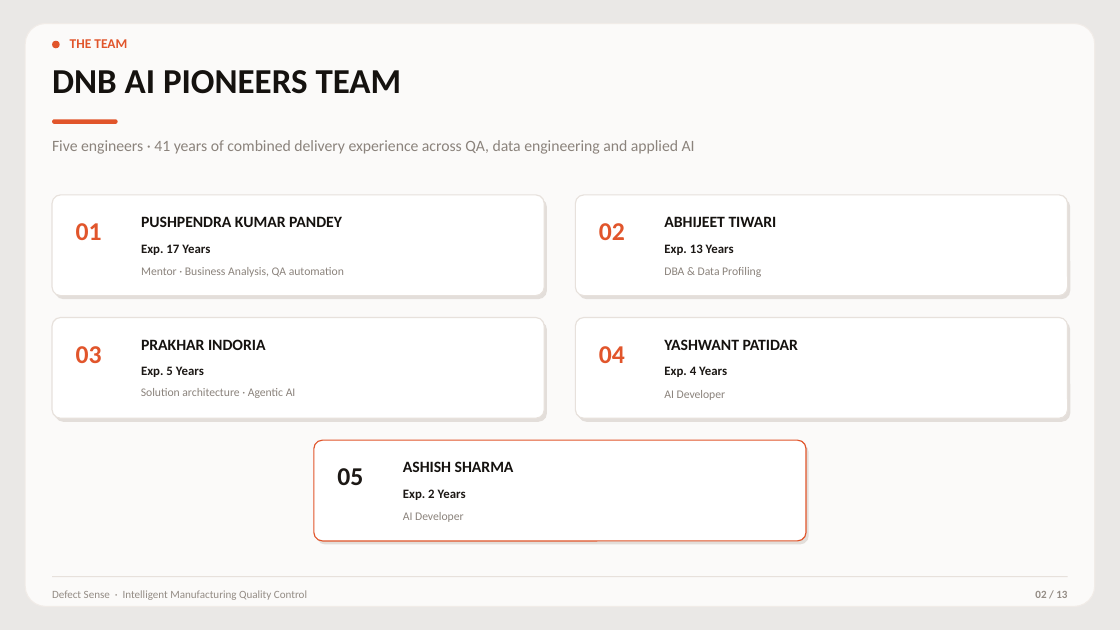
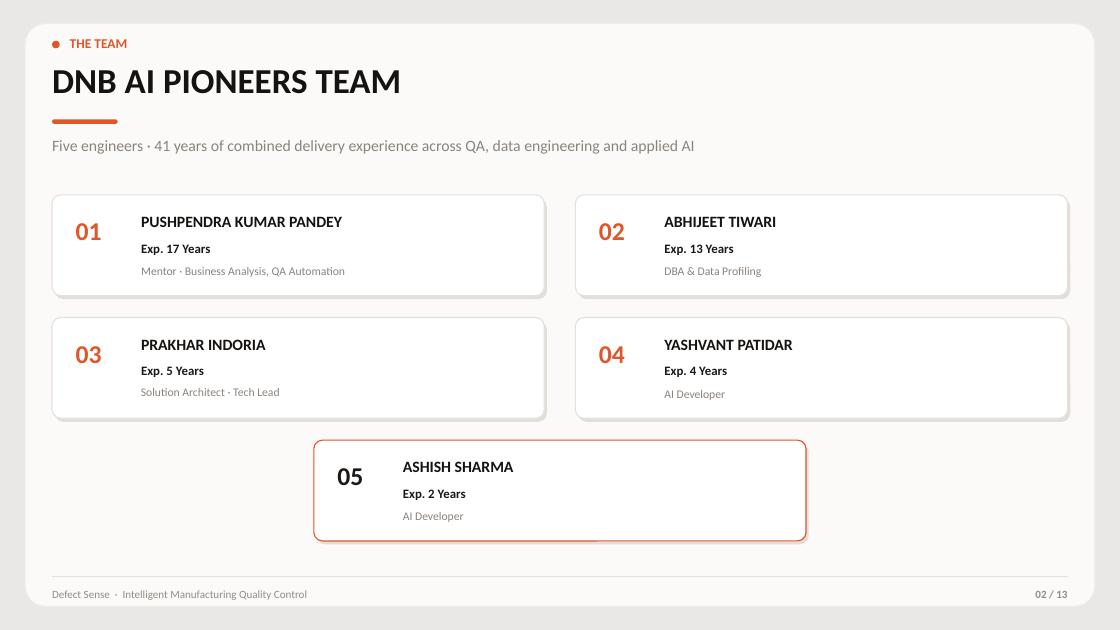
Before and after one commit to prakharindoria/defect-sense, a slide deck: slide 2 of Defect_Sense_Executive_Presentation.pptx. Drawn at 1120x630 pixels with LibreOffice and Linux fonts; fonts in the diff are those of the drawing. Boxes give left, top, right and bottom in pixels: in the first picture for what was removed or moved away, otherwise in the second. Text is boxed around its words. In the diff, an @@ line names an element or a change of style, - is before the commit and + after.

```diff
--- a/Defect_Sense_Executive_Presentation.pptx
+++ b/Defect_Sense_Executive_Presentation.pptx
@@ text at <box>141,267,345,277</box>: text changed @@
-Mentor · Business Analysis, QA automation
+Mentor · Business Analysis, QA Automation
@@ text at <box>664,339,793,350</box>: text changed @@
-YASHWANT PATIDAR
+YASHVANT PATIDAR
@@ text at <box>141,388,279,396</box>: text changed @@
-Solution architecture · Agentic AI
+Solution Architect · Tech Lead
```
Also in this commit, not shown: 4 other slides changed, 1 slide removed, 1 other file.
